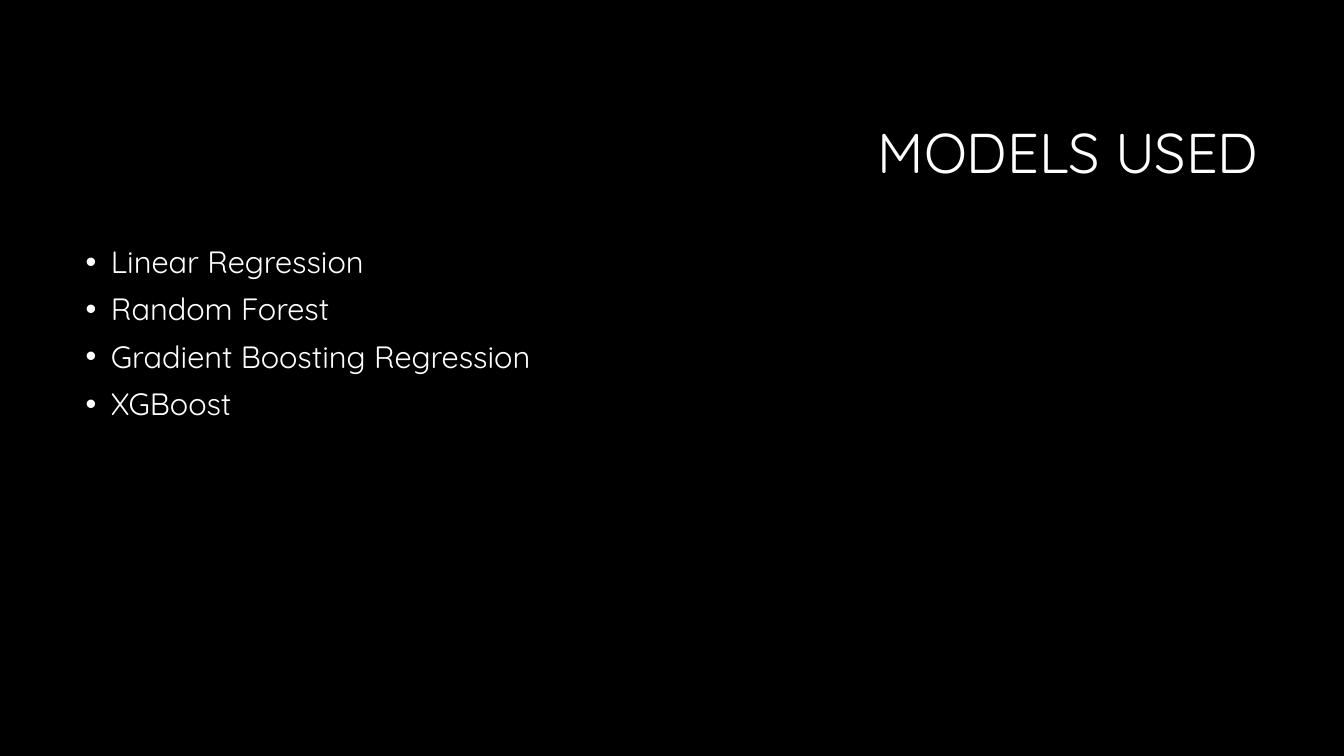
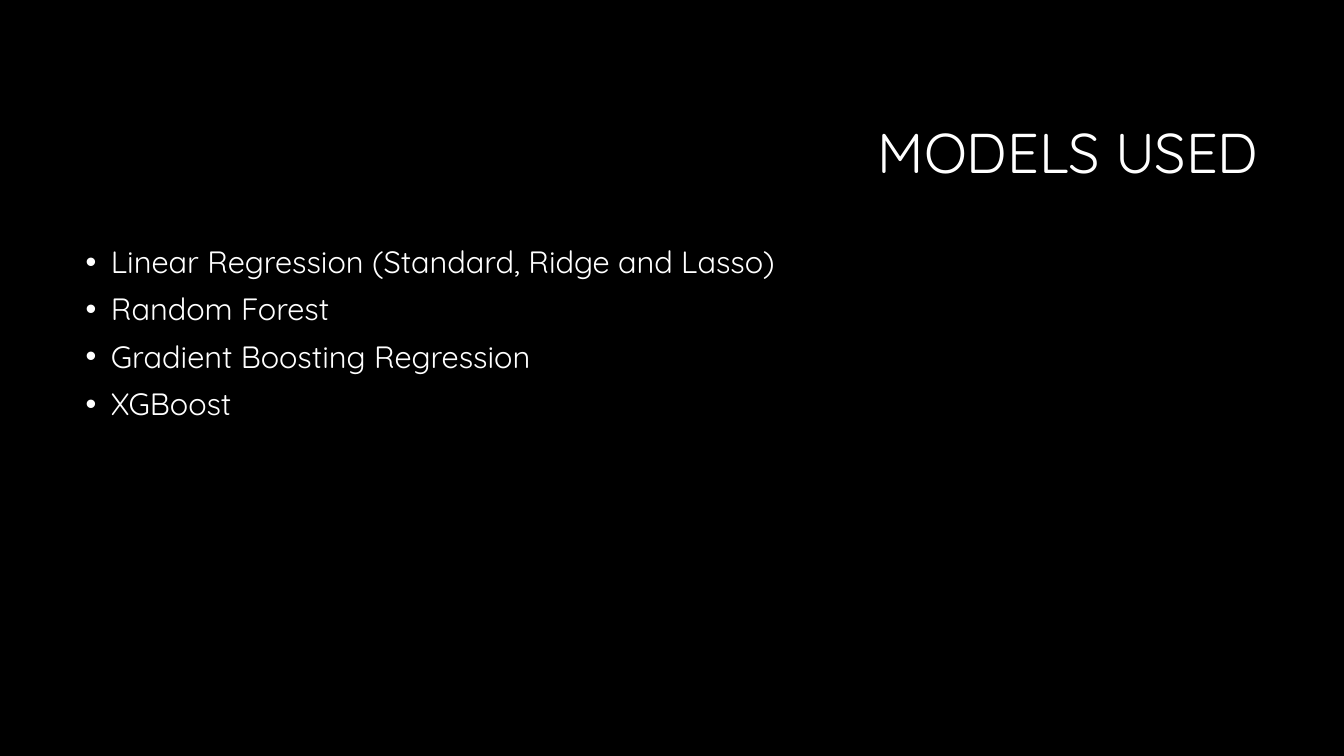
Before and after one commit to gregmb/FightingMongoosesML, a slide deck: slide 7 of MLPresentationFightingMongooses.pptx. Drawn at 1344x756 pixels with LibreOffice and Linux fonts; fonts in the diff are those of the drawing; background and template pictures are left out. Boxes give left, top, right and bottom in pixels: in the first picture for what was removed or moved away, otherwise in the second. Text is boxed around its words. In the diff, an @@ line names an element or a change of style, - is before the commit and + after.

```diff
--- a/MLPresentationFightingMongooses.pptx
+++ b/MLPresentationFightingMongooses.pptx
@@ text at [111,250,775,279]: text changed @@
-• Linear Regression
+• Linear Regression (Standard, Ridge and Lasso)
```
Also in this commit, not shown: 1 other slide changed.
